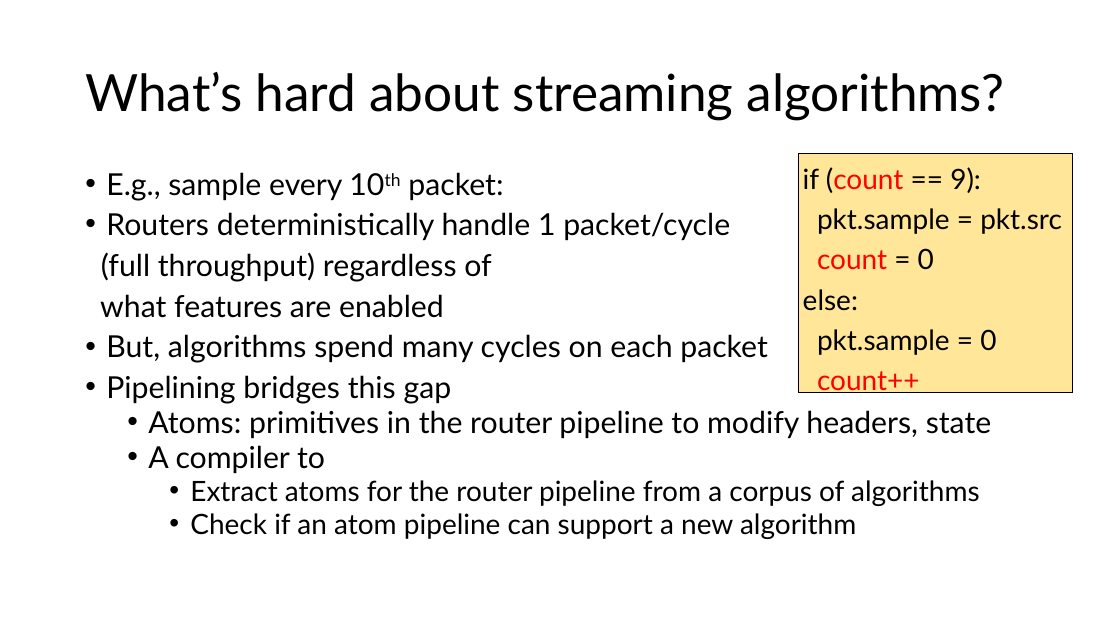
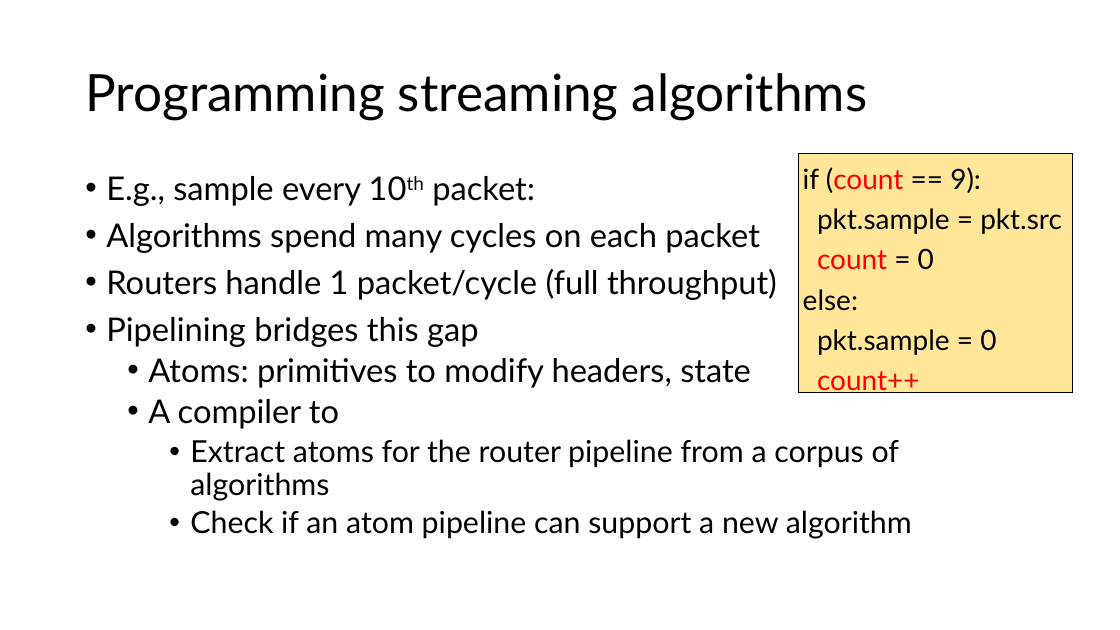
Before and after one commit to anirudhSK/pifo-domino-marple-ppts, a slide deck: slide 10 of combined_domino_pifo.pptx. Drawn at 1120x630 pixels with LibreOffice and Linux fonts; fonts in the diff are those of the drawing. Boxes give left, top, right and bottom in pixels: in the first picture for what was removed or moved away, otherwise in the second. Text is boxed around its words. In the diff, an @@ line names an element or a change of style, - is before the commit and + after.

```diff
--- a/combined_domino_pifo.pptx
+++ b/combined_domino_pifo.pptx
@@ title at (x1=85, y1=73, x2=867, y2=120): text changed @@
-What’s hard about streaming algorithms?
+Programming streaming algorithms
@@ text at (x1=106, y1=176, x2=912, y2=539): size 25.9 to 28 pt in "E.g., sample every 10th packet:", "Pipelining bridges this gap", "A compiler to"; size 24.1 to 26 pt in "Extract atoms for the router pipeline from ...", "Check if an atom pipeline can support ..."; line spacing 0.8 to 0.9 @@
@@ text at (x1=106, y1=223, x2=777, y2=300): text changed; size 25.9 to 28 pt @@
-• Routers deterministically handle 1 packet/cycle
-(full throughput) regardless of
-what features are enabled
-• But, algorithms spend many cycles on each packet
+• Algorithms spend many cycles on each packet
+• Routers handle 1 packet/cycle (full throughput)
@@ text at (x1=148, y1=358, x2=751, y2=388): text changed; size 25.9 to 28 pt @@
-  • Atoms: primitives in the router pipeline to modify headers, state
+  • Atoms: primitives to modify headers, state
```
Also in this commit, not shown: 4 other slides changed.
